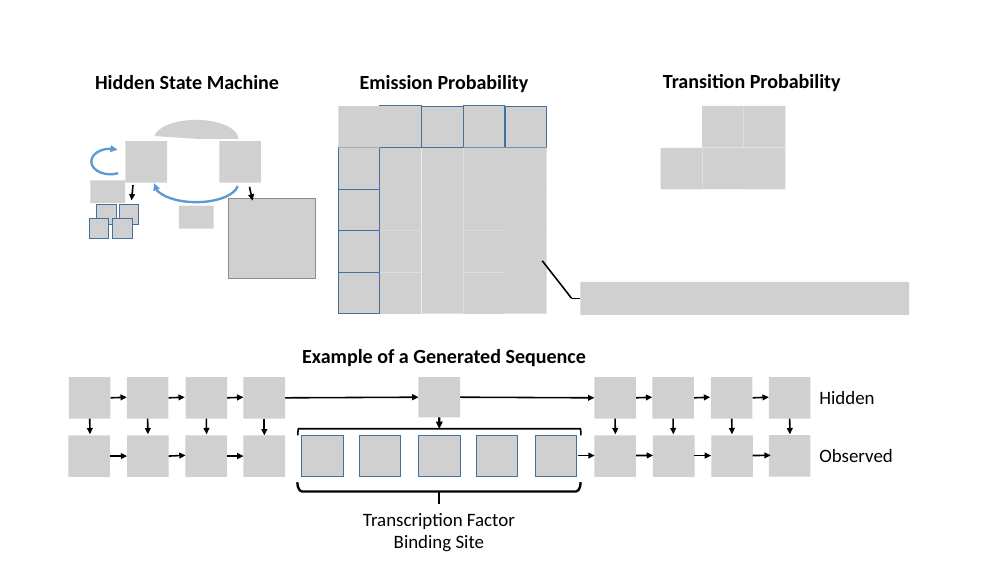
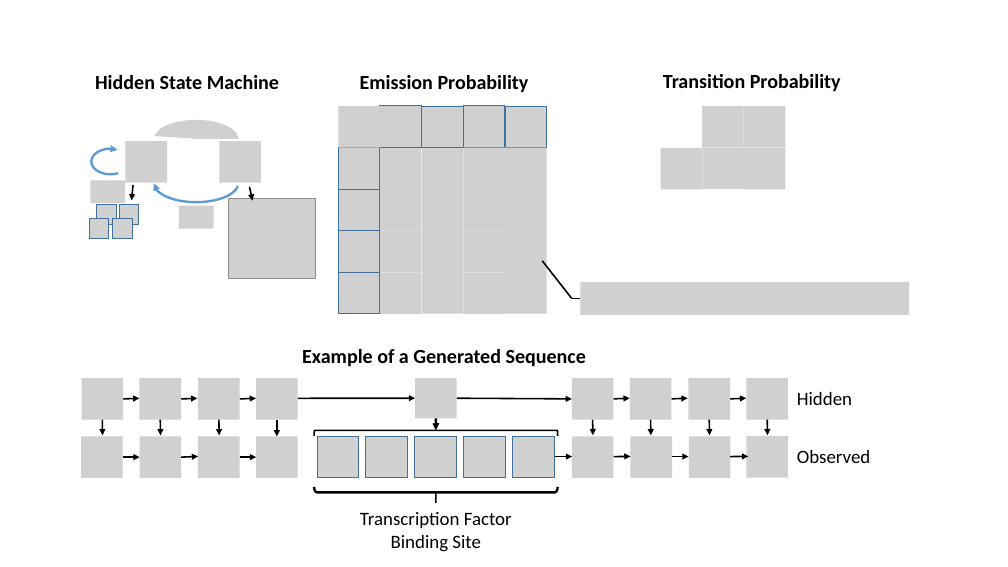
Before and after one commit to David-Taub/HOP-HMM, a slide deck: slide 6 of Help/Figures.pptx. Drawn at 1008x567 pixels with LibreOffice and Linux fonts; fonts in the diff are those of the drawing; grey boxes stand for pictures. Boxes give left, top, right and bottom in pixels: in the first picture for what was removed or moved away, otherwise in the second. Text is boxed around its words. In the diff, an @@ line names an element or a change of style, - is before the commit and + after.

```diff
--- a/Help/Figures.pptx
+++ b/Help/Figures.pptx
@@ 2 pictures, 1 arrow, 1 line: place and size @@
-2 pictures, 1 arrow, 1 line at [419, 377, 461, 504]
+2 pictures, 1 arrow, 1 line at [415, 378, 457, 503]
@@ arrow moved from (285, 398) - (419, 397) to (298, 399) - (415, 399) @@
@@ arrow moved from (461, 397) - (594, 398) to (457, 399) - (572, 399) @@
@@ 4 arrows, 1 picture: place and size @@
-4 arrows, 1 picture at [69, 397, 265, 477]
+4 arrows, 1 picture at [81, 399, 277, 478]
@@ left bracket: place and size @@
-left bracket at [298, 428, 581, 435]
+left bracket at [314, 431, 558, 436]
@@ 8 pictures, 6 arrows: place and size @@
-8 pictures, 6 arrows at [69, 377, 343, 477]
+8 pictures, 6 arrows at [82, 378, 359, 478]
@@ picture: place and size @@
-picture at [359, 436, 401, 477]
+picture at [366, 436, 408, 478]
@@ picture: place and size @@
-picture at [476, 436, 518, 477]
+picture at [464, 436, 506, 478]
@@ 5 arrows, 5 pictures: place and size @@
-5 arrows, 5 pictures at [535, 377, 790, 477]
+5 arrows, 5 pictures at [513, 378, 768, 478]
@@ 6 arrows, 4 pictures, 2 texts: place and size @@
-6 arrows, 4 pictures, 2 texts at [578, 377, 893, 477]
+6 arrows, 4 pictures, 2 texts at [555, 378, 871, 478]
@@ right bracket: place and size @@
-right bracket at [298, 483, 581, 492]
+right bracket at [314, 487, 558, 493]
```
Also in this commit, not shown: 1 other slide changed, 3 other files.
